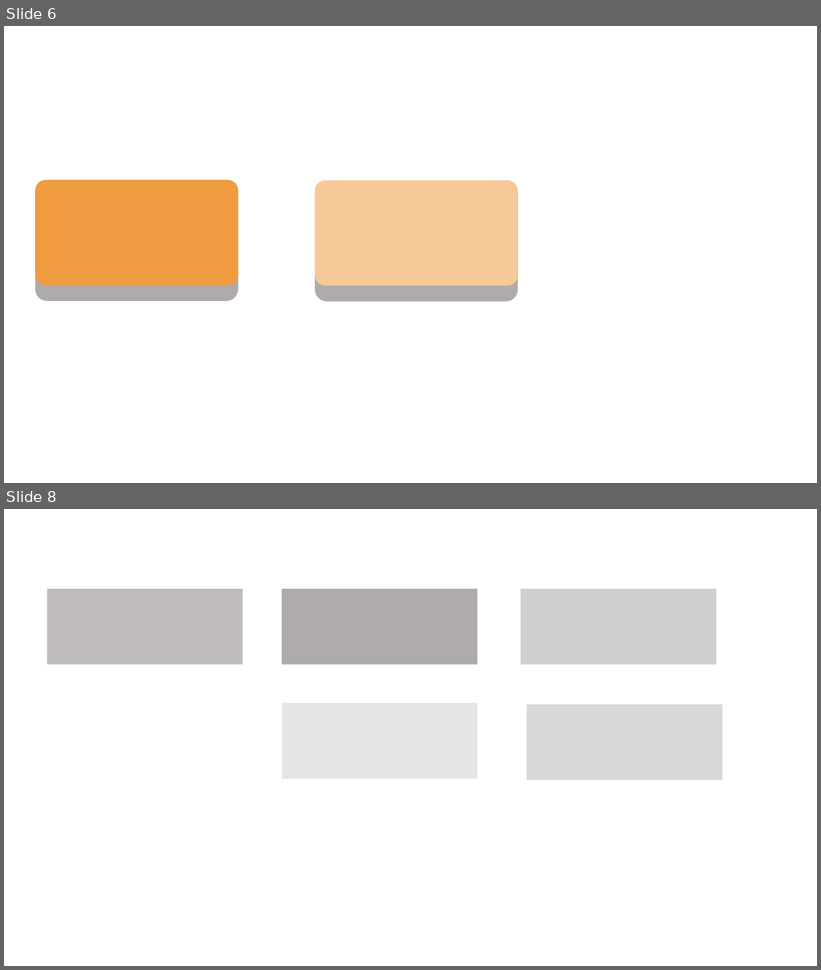
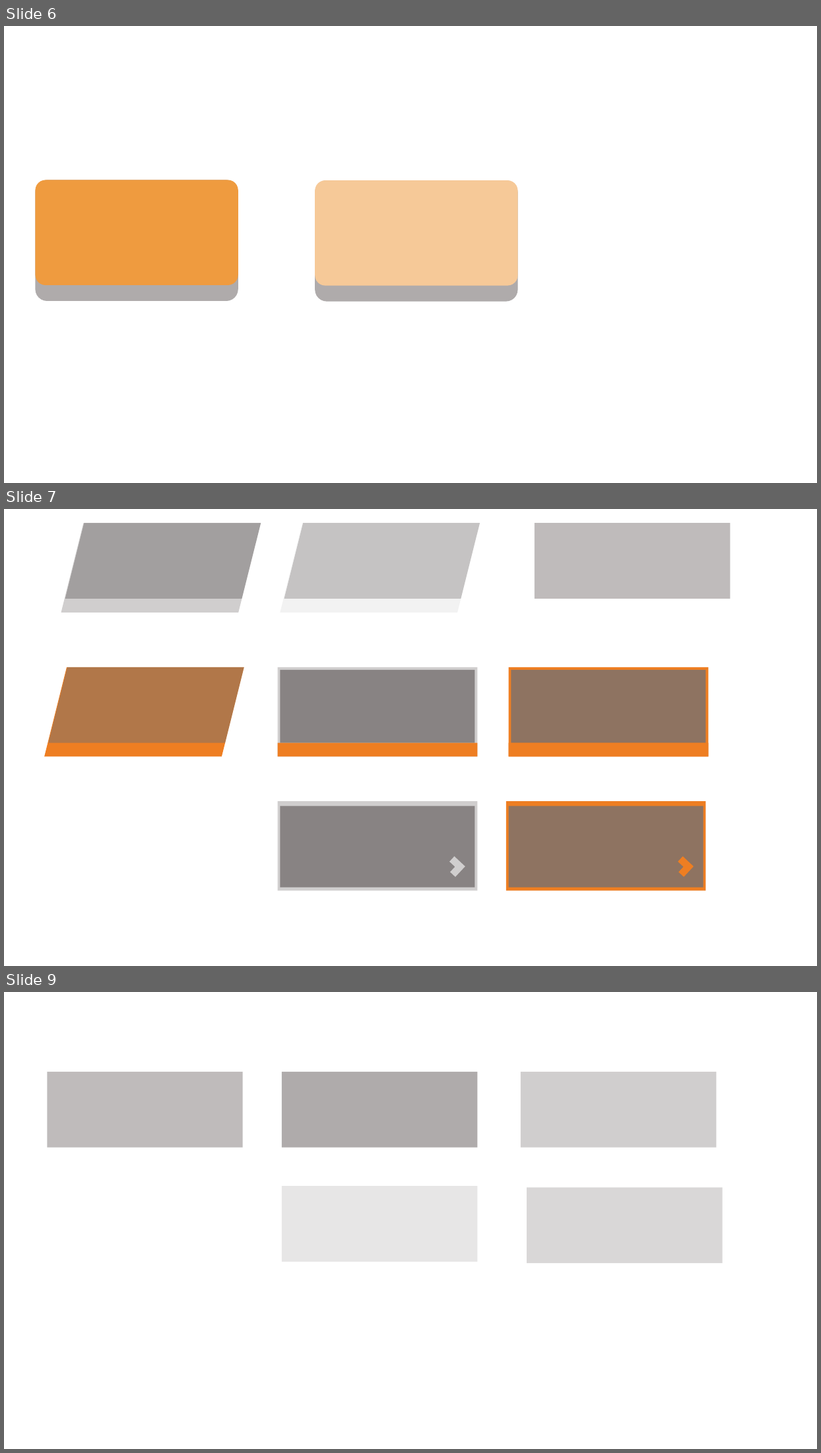
Before and after one commit to Seoha57/SW, a slide deck: Projects/SW_Design/UI/UI_design.pptx. Shown one above the other, each under a label of ours: slides 6 and 8 before the commit, slides 6, 7 and 9 after it; the slides between them are not shown. The pictures are 821x970 and 821x1453 pixels, drawn with LibreOffice and Linux fonts; fonts in the diff are those of the drawing. Boxes give left, top, right and bottom in pixels: in the first picture for what was removed or moved away, otherwise in the second. Text is boxed around its words. In the diff, an @@ line names an element or a change of style, - is before the commit and + after.

```diff
--- a/Projects/SW_Design/UI/UI_design.pptx
+++ b/Projects/SW_Design/UI/UI_design.pptx
@@ slide 7 added at [4, 509, 817, 966], background #FFFFFF @@
@@ parallelogram added at [61, 523, 261, 613], fill #D0CECE @@
@@ parallelogram added at [65, 523, 261, 599], fill #767171 at 50% opacity @@
@@ parallelogram added at [281, 523, 480, 613], fill #F2F2F2 @@
@@ parallelogram added at [284, 523, 480, 599], fill #999595 at 50% opacity @@
@@ rectangle added at [535, 523, 731, 599], fill #AFABAB at 80% opacity @@
@@ parallelogram added at [44, 667, 244, 757], fill #EE7E22 @@
@@ parallelogram added at [48, 667, 244, 743], fill #767171 at 50% opacity @@
@@ rectangle added at [278, 667, 477, 757], fill #D0CECE @@
@@ rectangle added at [281, 670, 475, 743], fill #767171 at 80% opacity @@
@@ rectangle added at [509, 667, 708, 757], fill #EE7E22 @@
@@ rectangle added at [512, 670, 706, 743], fill #767171 at 80% opacity @@
@@ rectangle added at [278, 743, 477, 757], fill #EE7E22 @@
@@ rectangle added at [509, 743, 708, 757], fill #EE7E22 @@
@@ rectangle added at [278, 802, 477, 891], fill #D0CECE @@
@@ rectangle added at [506, 802, 706, 891], fill #EE7E22 @@
@@ rectangle added at [281, 807, 475, 888], fill #767171 at 80% opacity @@
@@ rectangle added at [508, 807, 703, 888], fill #767171 at 80% opacity @@
@@ corner added at [445, 857, 465, 877], fill #D0CECE @@
@@ corner added at [673, 857, 694, 877], fill #EE7E22 @@
@@ what was slide 8 is now slide 9 @@
```
Also in this commit, not shown: 1 slide changed, 1 other slide added, 1 slide removed, 49 other files.
